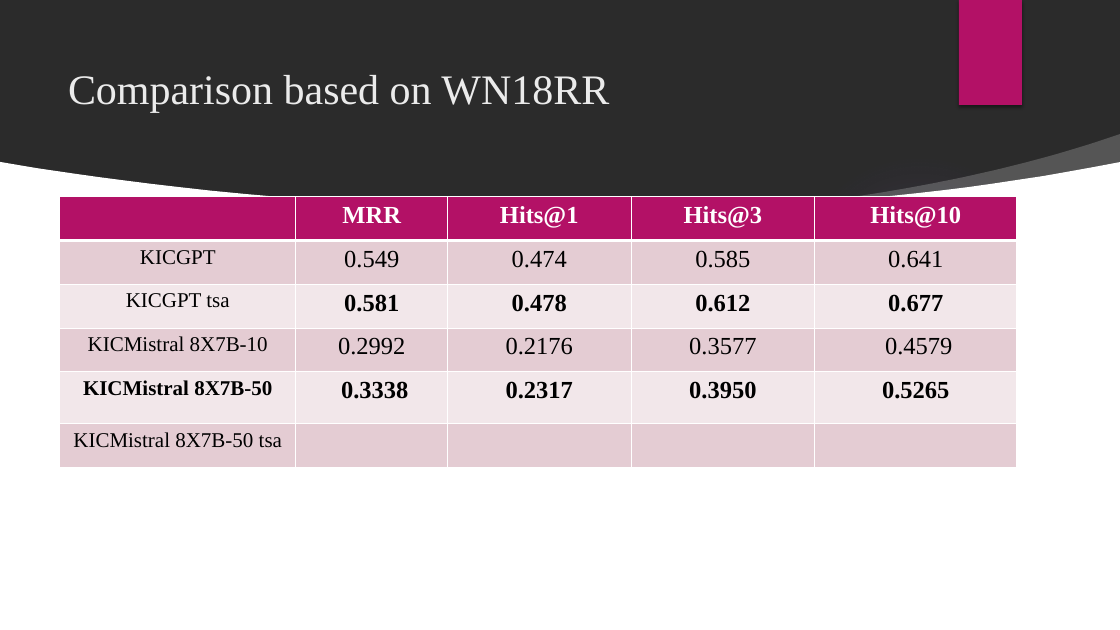
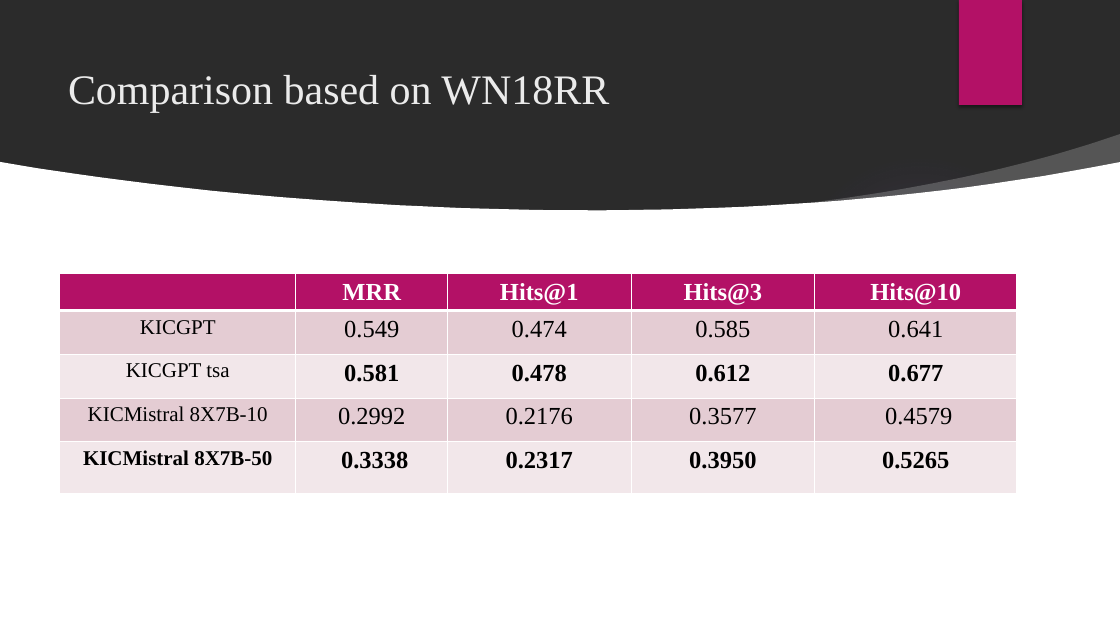
Before and after one commit to ZHAOTransparentAI/KICMISTRAL, a slide deck: slide 9 of KICMistral_pre_v2.pptx (slide 7 before the commit). Drawn at 1120x630 pixels with LibreOffice and Linux fonts; fonts in the diff are those of the drawing; background and template pictures are left out; a plain dark background stands for a picture behind light text. Boxes give left, top, right and bottom in pixels: in the first picture for what was removed or moved away, otherwise in the second. Text is boxed around its words. In the diff, an @@ line names an element or a change of style, - is before the commit and + after.

```diff
--- a/KICMistral_pre_v2.pptx
+++ b/KICMistral_pre_v2.pptx
@@ table at [60, 273, 1017, 496] @@
-row 6: KICMistral 8X7B-50 tsa |  |  |  | 
@@ table: place and size @@
-table at [60, 197, 1017, 467]
+table at [60, 273, 1017, 496]
```
Also in this commit, not shown: 2 other slides changed, 2 slides added, 1 slide removed, 40 other files.
